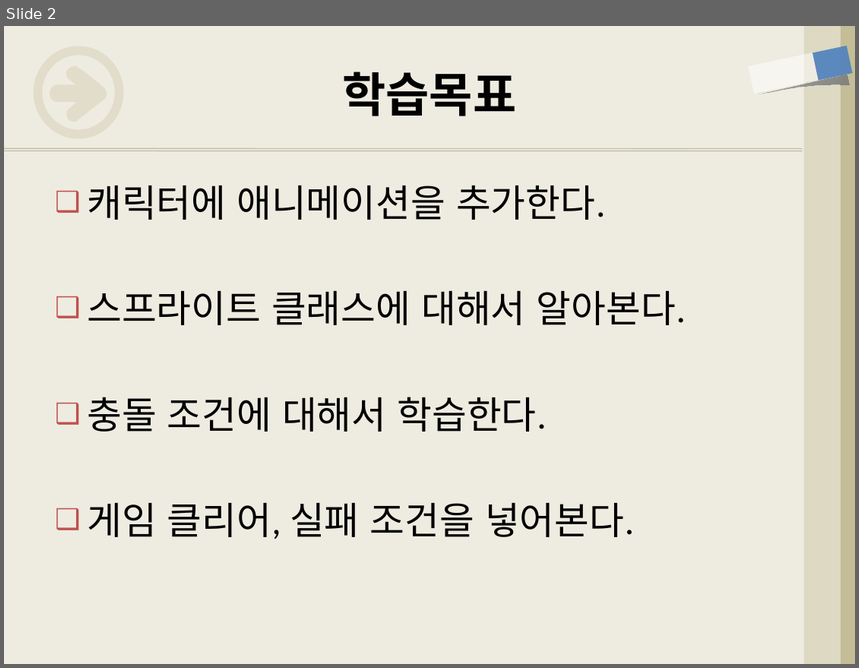
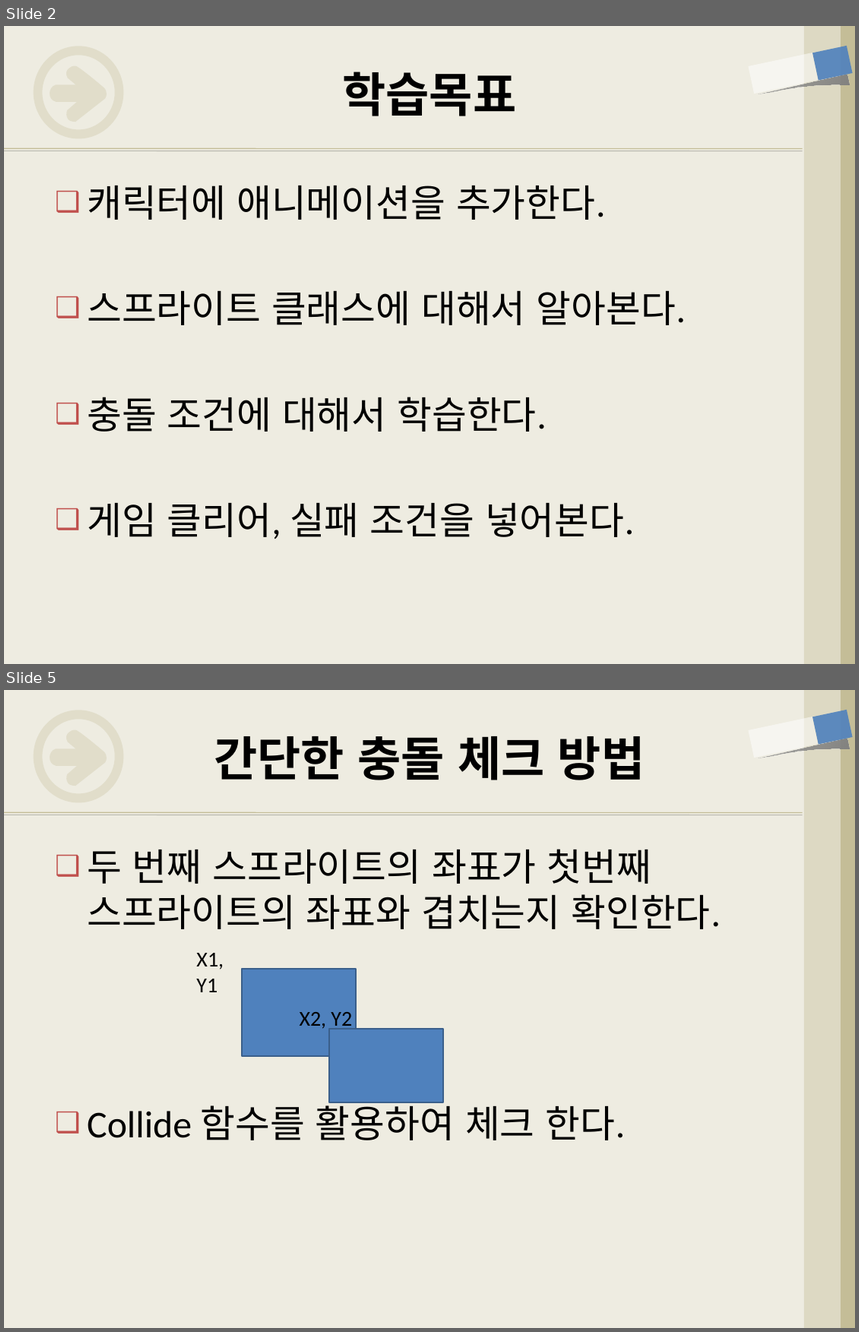
Before and after one commit to freshmea/weizman_python_class, a slide deck: textbook/파이썬5-4교시.pptx. Shown one above the other, each under a label of ours: slide 2 before the commit, slides 2 and 5 after it; the slides between them are not shown. The pictures are 859x668 and 859x1332 pixels, drawn with LibreOffice and Linux fonts; fonts in the diff are those of the drawing. Boxes give left, top, right and bottom in pixels: in the first picture for what was removed or moved away, otherwise in the second. Text is boxed around its words. In the diff, an @@ line names an element or a change of style, - is before the commit and + after.

Commit message:
5-4 수업 업데이트

```diff
--- a/textbook/파이썬5-4교시.pptx
+++ b/textbook/파이썬5-4교시.pptx
@@ slide 5 added at (4, 690, 855, 1328), background #EEECE1; not listed: 8 template elements that a slide beside it also shows @@
@@ title added at (215, 736, 645, 780), 40 pt, text #000000, bold @@
+간단한 충돌 체크 방법
@@ text added at (87, 849, 721, 1141), 32 pt, text #000000 @@
+❑ 두 번째 스프라이트의 좌표가 첫번째 스프라이트의 좌표와 겹치는지 확인한다.
+❑ Collide 함수를 활용하여 체크 한다.
@@ text added at (196, 953, 224, 992), 18 pt, text #000000 @@
+X1, Y1
@@ rectangle added at (243, 969, 357, 1056), fill #4F81BD, outline #3A5F8C 1.25 pt @@
@@ text added at (300, 1012, 352, 1030), 18 pt, text #000000 @@
+X2, Y2
@@ rectangle added at (329, 1030, 443, 1103), fill #4F81BD, outline #3A5F8C 1.25 pt @@
```
Also in this commit, not shown: 2 slides changed, 3 other slides added, 5 slides removed, 1 other file.
